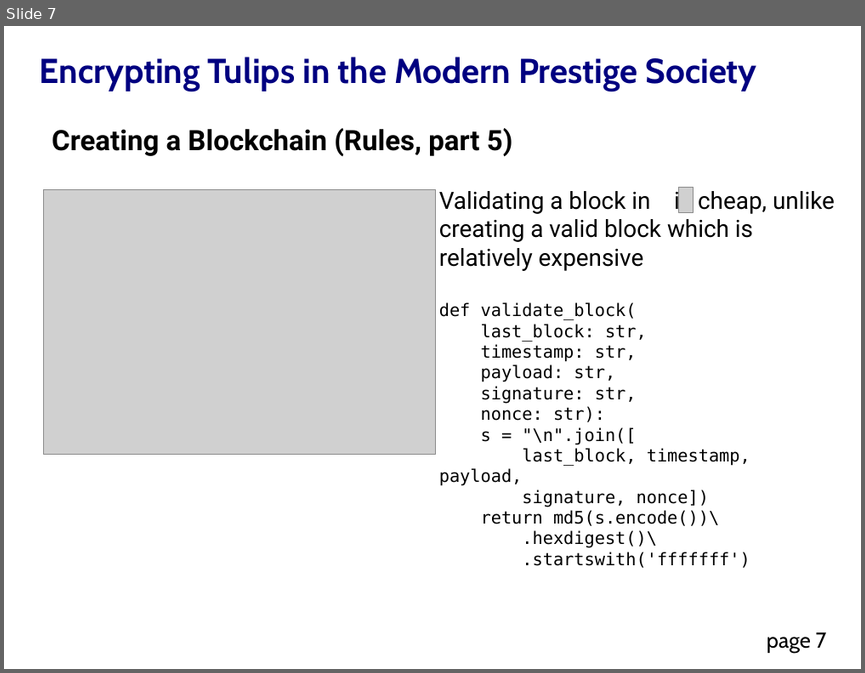
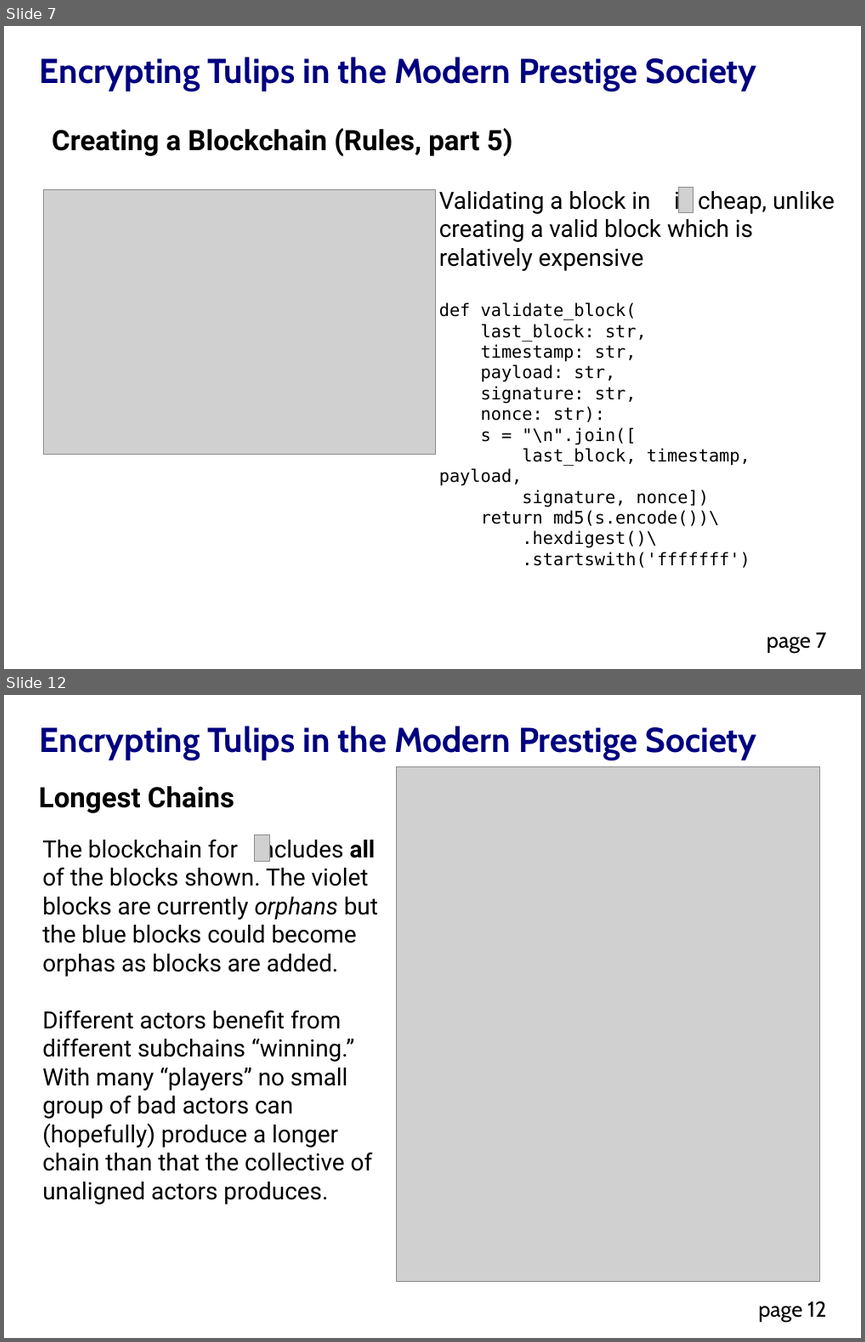
Before and after one commit to DavidMertz/Encrypting_Tulips, a slide deck: Encrypting_Tulips.odp. Shown one above the other, each under a label of ours: slide 7 before the commit, slides 7 and 12 after it; the slides between them are not shown. The pictures are 865x673 and 865x1342 pixels, drawn with LibreOffice and Linux fonts; fonts in the diff are those of the drawing; grey boxes stand for pictures. Boxes give left, top, right and bottom in pixels: in the first picture for what was removed or moved away, otherwise in the second. Text is boxed around its words. In the diff, an @@ line names an element or a change of style, - is before the commit and + after.

```diff
--- a/Encrypting_Tulips.odp
+++ b/Encrypting_Tulips.odp
@@ slide 12 added at box(4, 695, 861, 1338), background #FFFFFF; not listed: 2 template elements that a slide beside it also shows @@
@@ picture added at box(397, 766, 820, 1281) @@
@@ text added at box(39, 786, 234, 813), 26 pt, text #000000, bold @@
+Longest Chains
@@ text added at box(42, 835, 378, 1204), 22 pt, text #000000 @@
+The blockchain for includes all of the blocks shown. The violet blocks are currently orphans but the blue blocks could become orphas as blocks are added.
+Different actors benefit from different subchains “winning.” With many “players” no small group of bad actors can (hopefully) produce a longer chain than that the collective of unaligned actors produces.
@@ picture added at box(255, 835, 270, 862) @@
```
Also in this commit, not shown: 3 slides changed, 22 other slides added, 11 other files.
